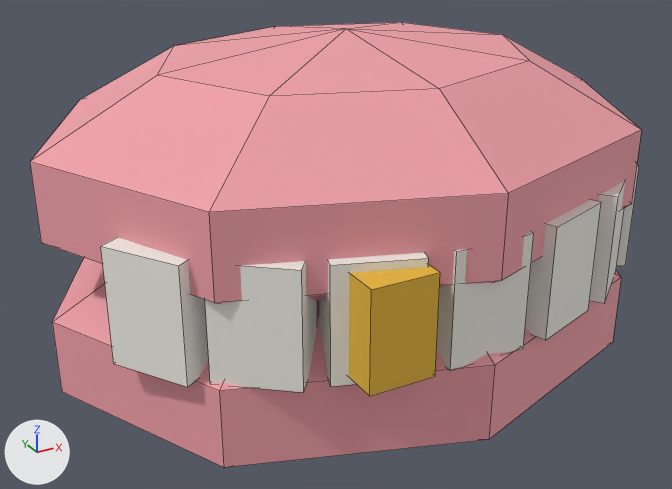
An edit to the FBX model art/fbx/dentures.fbx, drawn before and after from the same camera.
Rendered twice from a 50 mm lens placed at (-0.23, -0.408, 0.199), pointed at (-0.007, -0.002, -0.004). Arrows for +X, +Y and +Z are at lower left; the lights stay in place. The older version comes first. Mesh edges are drawn as thin lines. Where no turn or scale is listed for an object, it has been applied to the vertices.

The first picture shows 'dentures'.
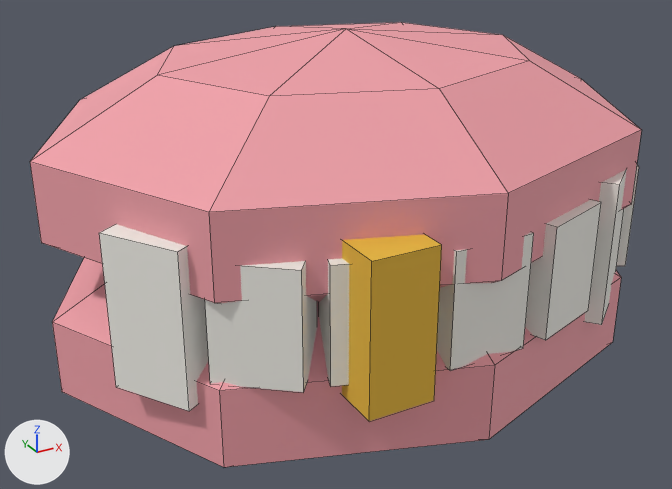
Changed parts and their boxes (x1, y1, x2, y2) in the pictures (672 x 489 px; the box of a moved part takes in the faces that stretch with it):
part 1 of me_dentures, moved or reshaped: before (589, 181, 625, 303); after (584, 169, 627, 325)
part 2 of me_dentures, moved or reshaped: before (101, 237, 209, 387); after (99, 224, 209, 411)
part 3 of me_dentures, moved or reshaped: before (349, 265, 440, 396); after (342, 234, 442, 421)

The change in detail:
me_dentures has 132 vertices, 128 faces and spans x -0.16..0.16, y -0.134..0.133, z -0.095..0.111.
me_dentures is used by ob_dentures; location (0.0, 0.0, 0.0).
me_dentures part 1: the loose piece of 8 vertices spanning x 0.063..0.115, y -0.113..-0.063, z -0.012..0.044 is scaled about its middle by (1, 1, 1.32), then moved by (0.0, 0.0, -0.003).
me_dentures part 2: the loose piece of 8 vertices spanning x -0.145..-0.097, y -0.086..-0.035, z -0.012..0.044 is scaled about its middle by (1, 1, 1.32), then moved by (0.0, 0.0, -0.003).
me_dentures part 3: the loose piece of 8 vertices spanning x -0.064..-0.032, y -0.134..-0.106, z -0.008..0.04 is scaled about its middle by (1, 1, 1.5).
